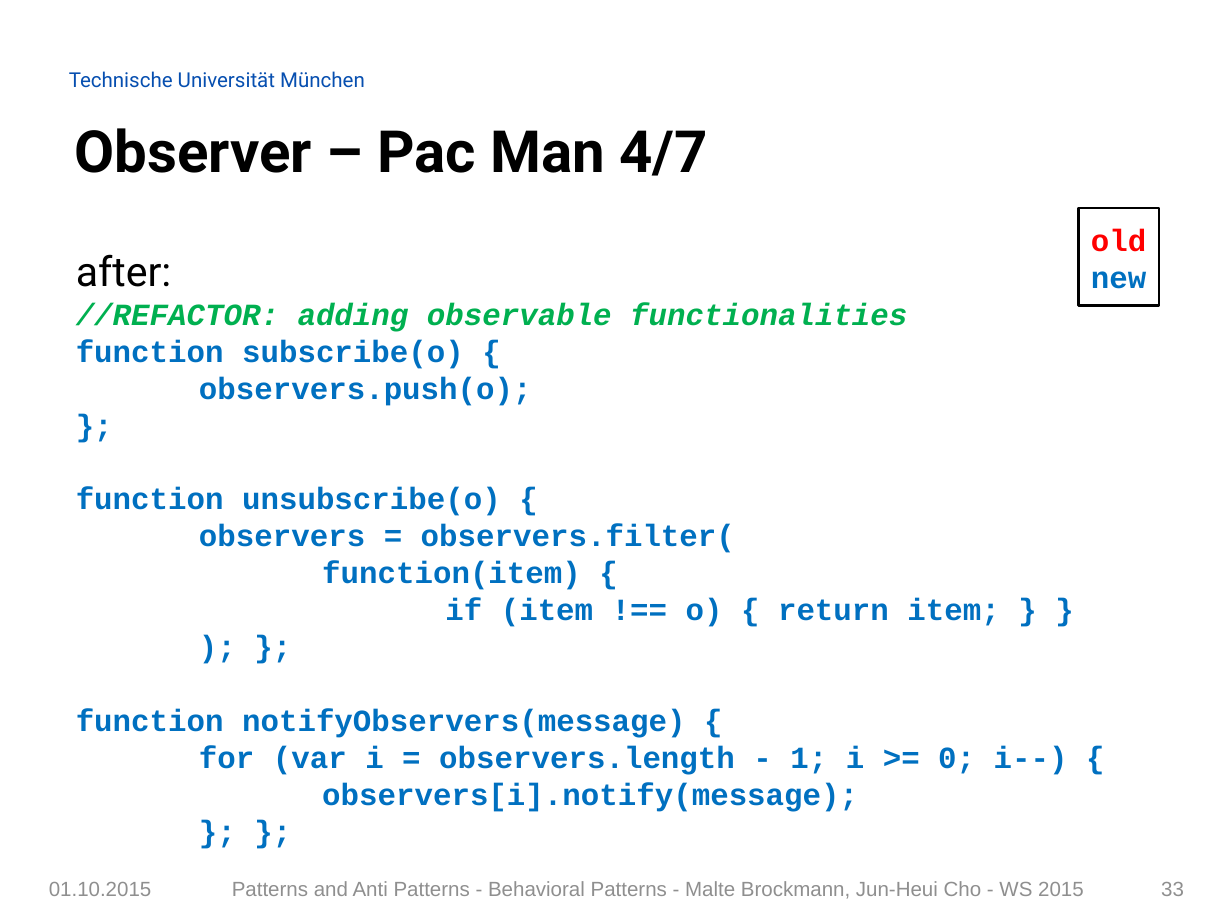
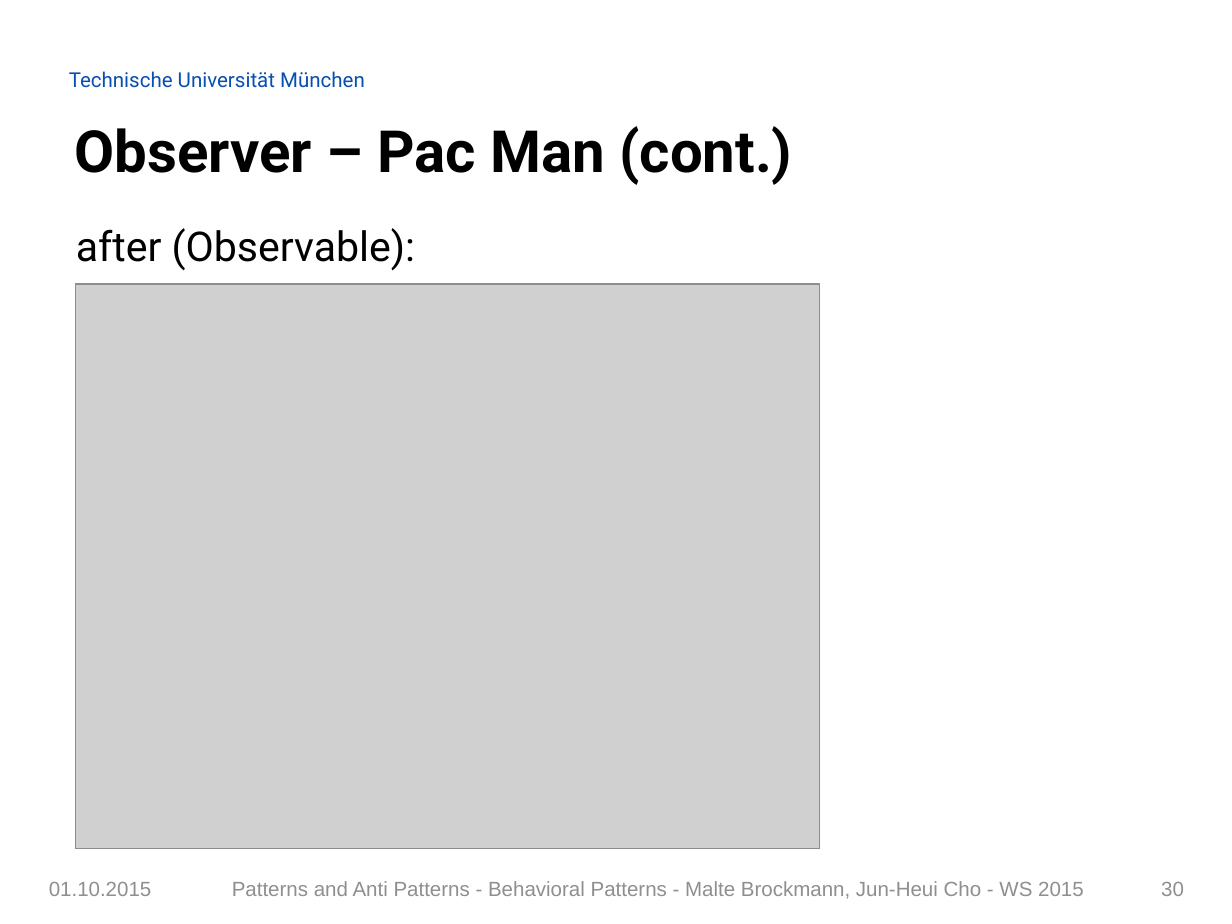
Before and after one commit to Painted6/Behavioral-design-patterns, a slide deck: slide 30 of Behavioral Patterns - JS Patterns and Anti Patterns.pptx (slide 33 before the commit). Drawn at 1232x924 pixels with LibreOffice and Linux fonts; fonts in the diff are those of the drawing; grey boxes stand for pictures; background and template pictures are left out. Boxes give left, top, right and bottom in pixels: in the first picture for what was removed or moved away, otherwise in the second. Text is boxed around its words. In the diff, an @@ line names an element or a change of style, - is before the commit and + after.

```diff
--- a/Behavioral Patterns - JS Patterns and Anti Patterns.pptx
+++ b/Behavioral Patterns - JS Patterns and Anti Patterns.pptx
@@ title at (75, 126, 792, 185): text changed @@
-Observer – Pac Man 4/7
+Observer – Pac Man (cont.)
@@ rectangle removed at (1079, 208, 1159, 306) @@
-old
-new
@@ text at (76, 228, 415, 271): text changed; size 18 to 24 pt; font Courier New to Roboto; text colour #0070C0 to #000000; bold off @@
-after:
-//REFACTOR: adding observable functionalities
-function subscribe(o) {
-observers.push(o);
-};
-function unsubscribe(o) {
-observers = observers.filter(
-function(item) {
-if (item !== o) { return item; } }
-); };
-function notifyObservers(message) {
-for (var i = observers.length - 1; i >= 0; i--) {
-observers[i].notify(message);
-}; };
+after (Observable):
@@ picture added at (75, 285, 819, 849) @@
@@ page number at (1161, 882, 1184, 896): text changed @@
-33
+30
```
Also in this commit, not shown: 30 other slides changed, 3 slides removed.
